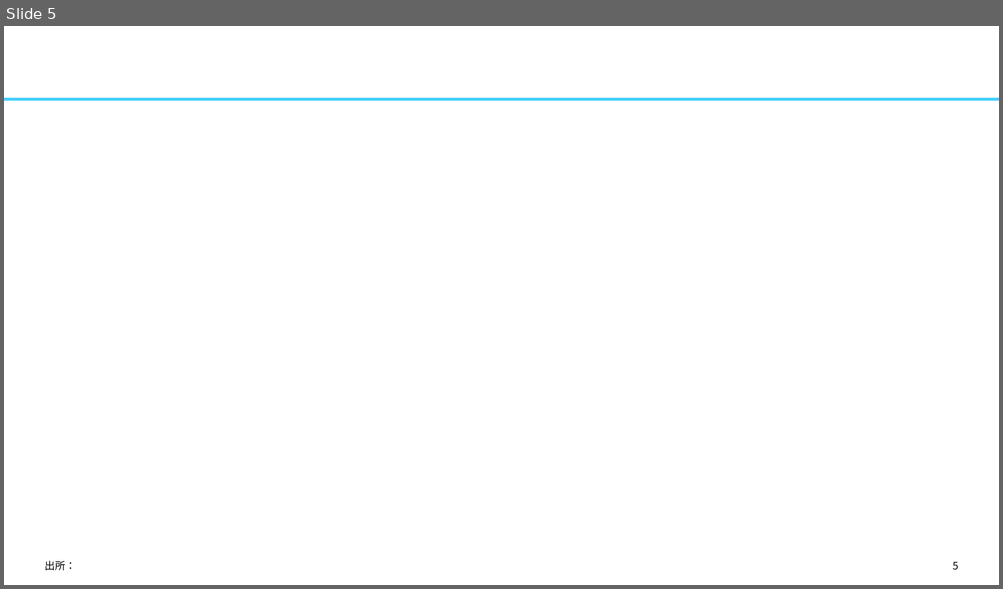
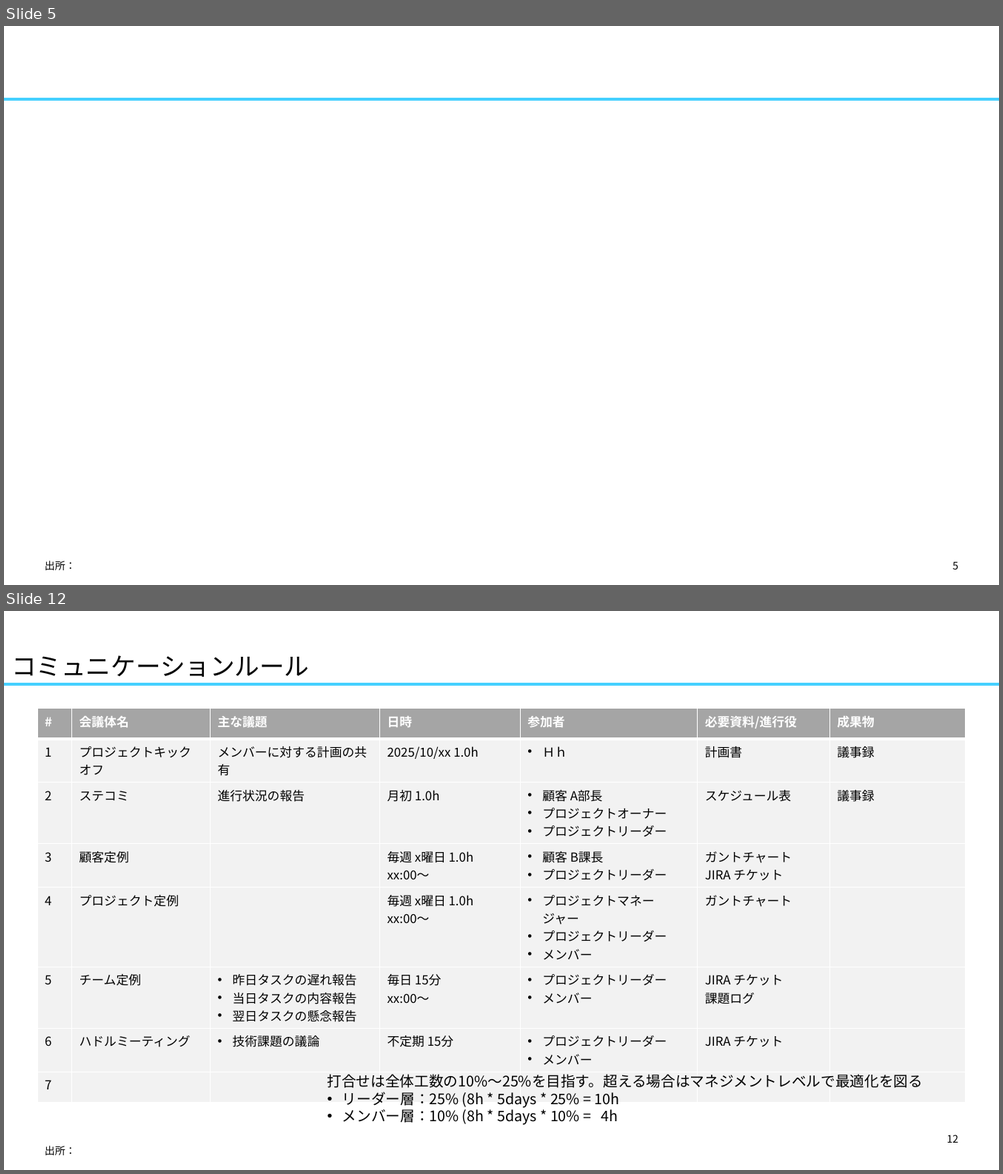
Before and after one commit to yuzucha16/dotfiles, a slide deck: office/Blank.potx. Shown one above the other, each under a label of ours: slide 5 before the commit, slides 5 and 12 after it; the slides between them are not shown. The pictures are 1003x589 and 1003x1174 pixels, drawn with LibreOffice and Linux fonts; fonts in the diff are those of the drawing. Boxes give left, top, right and bottom in pixels: in the first picture for what was removed or moved away, otherwise in the second. Text is boxed around its words. In the diff, an @@ line names an element or a change of style, - is before the commit and + after.

```diff
--- a/office/Blank.potx
+++ b/office/Blank.potx
@@ slide 12 added at (4,611,999,1170), background #FFFFFF; not listed: 1 template element that a slide beside it also shows @@
@@ title added at (11,655,310,677), 24 pt, text #000000 @@
+コミュニケーションルール
@@ table added at (37,709,965,1093), 8 rows, 7 columns @@
+# | 会議体名 | 主な議題 | 日時 | 参加者 | 必要資料/進行役 | 成果物
+1 | プロジェクトキックオフ | メンバーに対する計画の共有 | 2025/10/xx 1.0h | Ｈｈ | 計画書 | 議事録
+2 | ステコミ | 進行状況の報告 | 月初 1.0h | 顧客 A部長 / プロジェクトオーナー / プロジェクトリーダー | スケジュール表 | 議事録
+3 | 顧客定例 |  | 毎週 x曜日 1.0h / xx:00～ | 顧客 B課長 / プロジェクトリーダー | ガントチャート / JIRA チケット | 
+4 | プロジェクト定例 |  | 毎週 x曜日 1.0h / xx:00～ | プロジェクトマネージャー / プロジェクトリーダー / メンバー | ガントチャート | 
+5 | チーム定例 | 昨日タスクの遅れ報告 / 当日タスクの内容報告 / 翌日タスクの懸念報告 | 毎日 15分 / xx:00～ | プロジェクトリーダー / メンバー | JIRA チケット / 課題ログ | 
+6 | ハドルミーティング | 技術課題の議論 | 不定期 15分 | プロジェクトリーダー / メンバー | JIRA チケット | 
+7 |  |  |  |  |  | 
@@ text added at (327,1074,922,1125), 14 pt, text #000000 @@
+打合せは全体工数の10%～25%を目指す。超える場合はマネジメントレベルで最適化を図る
+• リーダー層：25% (8h * 5days * 25% = 10h
+• メンバー層：10% (8h * 5days * 10% = 4h
@@ page number added at (947,1135,959,1143), 10 pt, text #000000 @@
+12
@@ text added at (45,1146,76,1156), 10 pt, text #000000 @@
+出所：
```
Also in this commit, not shown: 29 other slides added, 1 other file.
